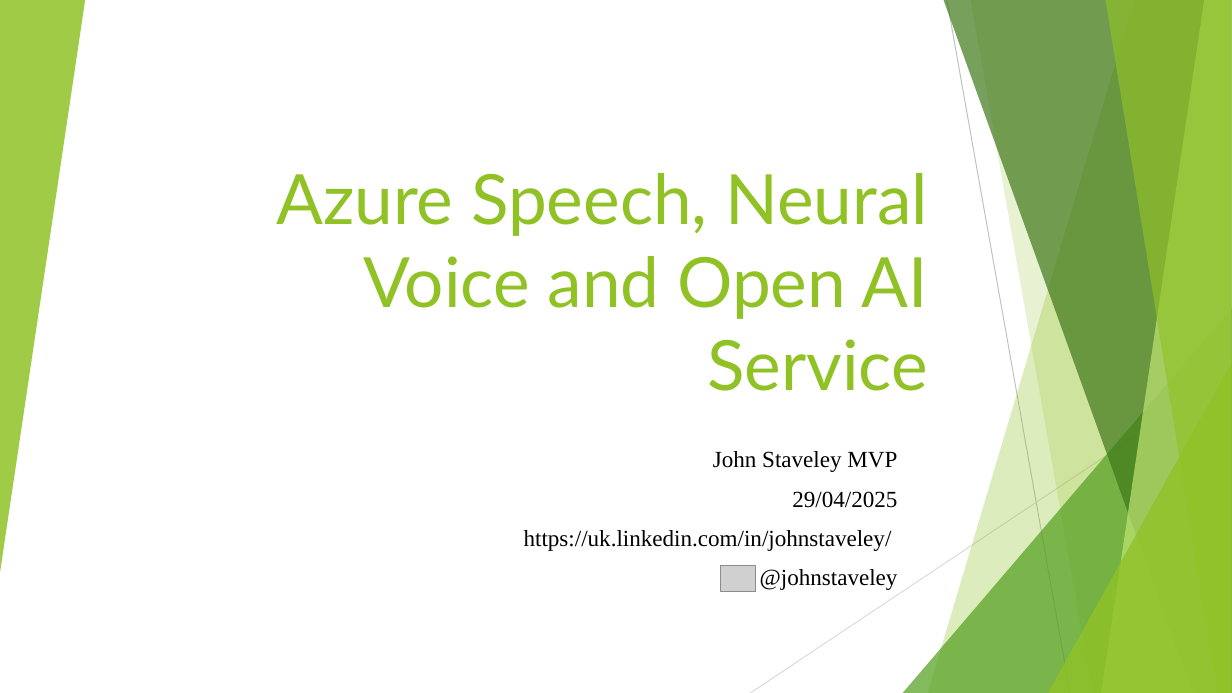
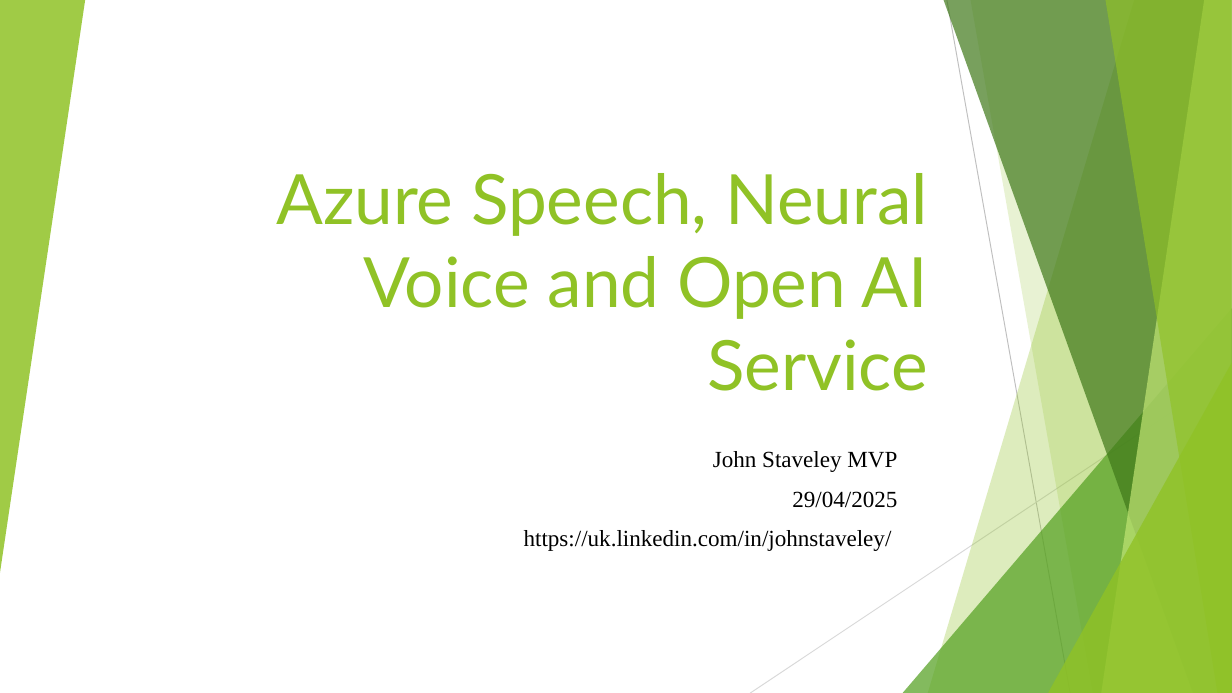
Before and after one commit to johnstaveley/JaaS, a slide deck: slide 1 of JaaS.pptx. Drawn at 1232x693 pixels with LibreOffice and Linux fonts; fonts in the diff are those of the drawing; grey boxes stand for pictures. Boxes give left, top, right and bottom in pixels: in the first picture for what was removed or moved away, otherwise in the second. Text is boxed around its words. In the diff, an @@ line names an element or a change of style, - is before the commit and + after.

Commit message:
MInor mods

```diff
--- a/JaaS.pptx
+++ b/JaaS.pptx
@@ picture removed at (721,566,756,592) @@
@@ subtitle at (760,569,898,590): paragraph removed @@
-@johnstaveley
```
